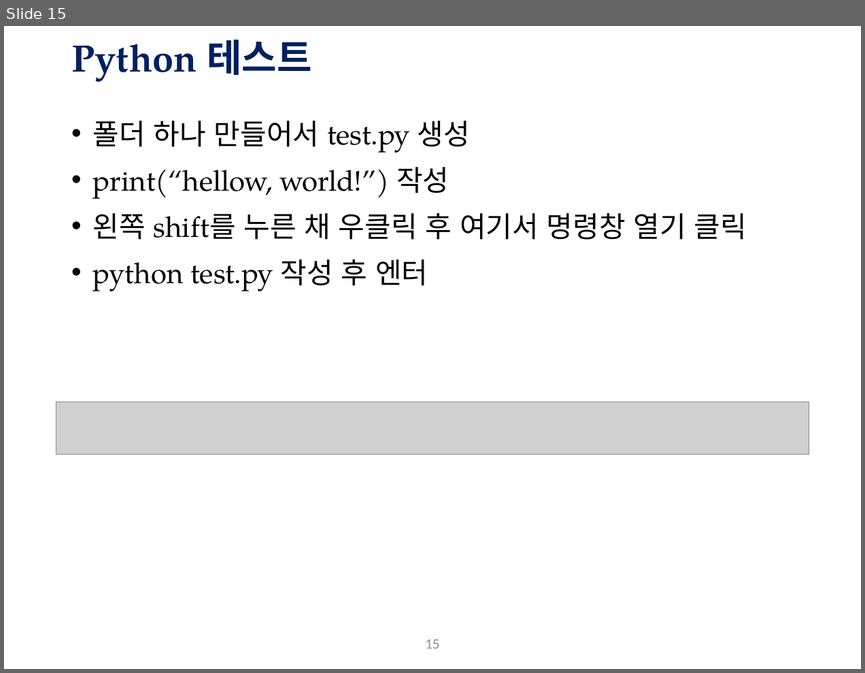
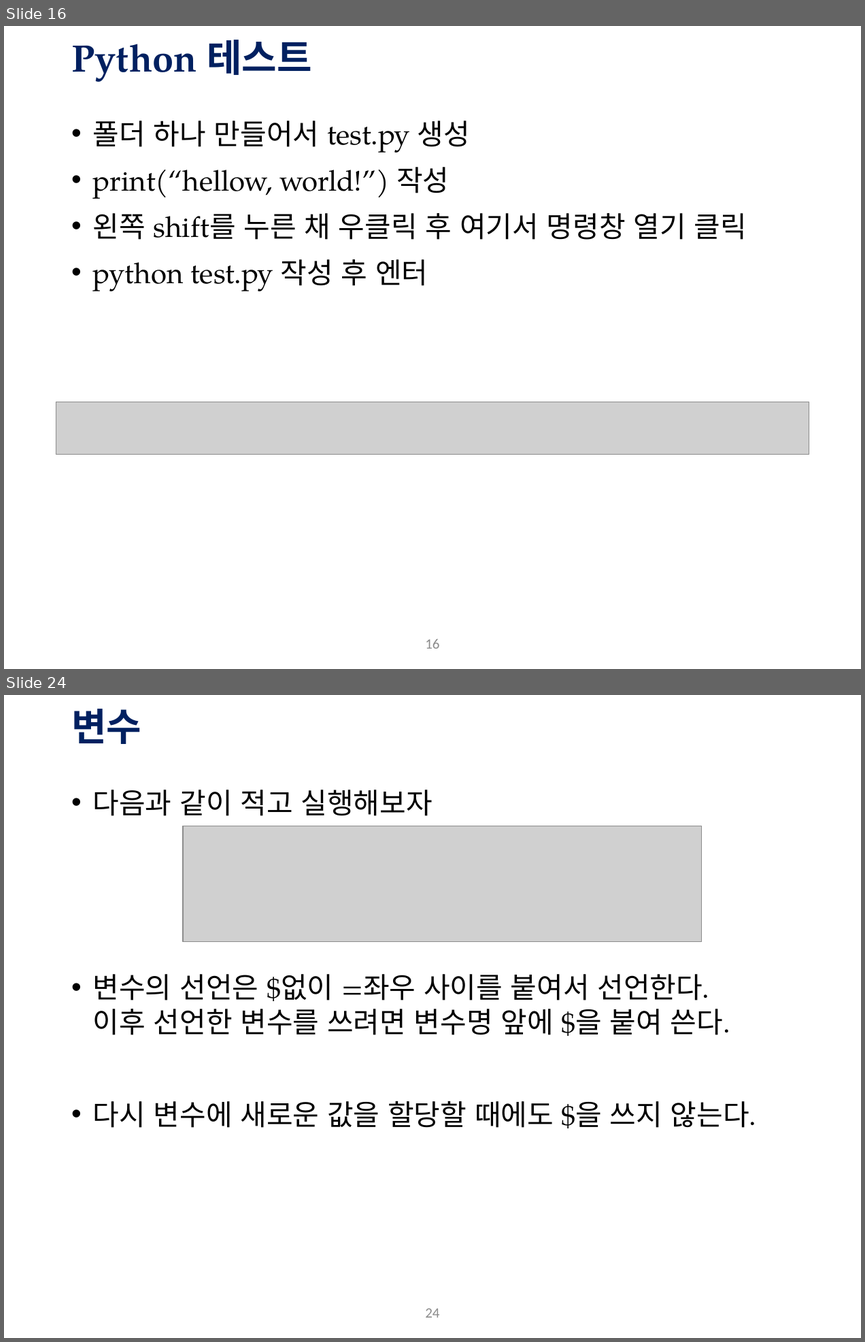
Before and after one commit to Hagazzusa/gykim.github.io, a slide deck: data/ot&env.pptx. Shown one above the other, each under a label of ours: slide 15 before the commit, slides 16 and 24 after it; the slides between them are not shown. The pictures are 865x673 and 865x1342 pixels, drawn with LibreOffice and Linux fonts; fonts in the diff are those of the drawing; grey boxes stand for pictures; background and template pictures are left out. Boxes give left, top, right and bottom in pixels: in the first picture for what was removed or moved away, otherwise in the second. Text is boxed around its words. In the diff, an @@ line names an element or a change of style, - is before the commit and + after.

```diff
--- a/data/ot&env.pptx
+++ b/data/ot&env.pptx
@@ slide 24 added at (4, 695, 861, 1338), background #FFFFFF; not listed: 1 template element that a slide beside it also shows @@
@@ title added at (71, 709, 141, 744), 32 pt, text #002060, bold @@
+변수
@@ text added at (93, 790, 756, 1128), 24 pt, text #000000 @@
+• 다음과 같이 적고 실행해보자
+• 변수의 선언은 $없이 =좌우 사이를 붙여서 선언한다.
+  이후 선언한 변수를 쓰려면 변수명 앞에 $을 붙여 쓴다.
+• 다시 변수에 새로운 값을 할당할 때에도 $을 쓰지 않는다.
@@ picture added at (183, 826, 702, 942) @@
@@ what was slide 15 is now slide 16 @@
@@ page number at (425, 639, 439, 648): text changed @@
-15
+16
```
Also in this commit, not shown: 3 slides changed, 13 other slides added, 1 slide removed.
